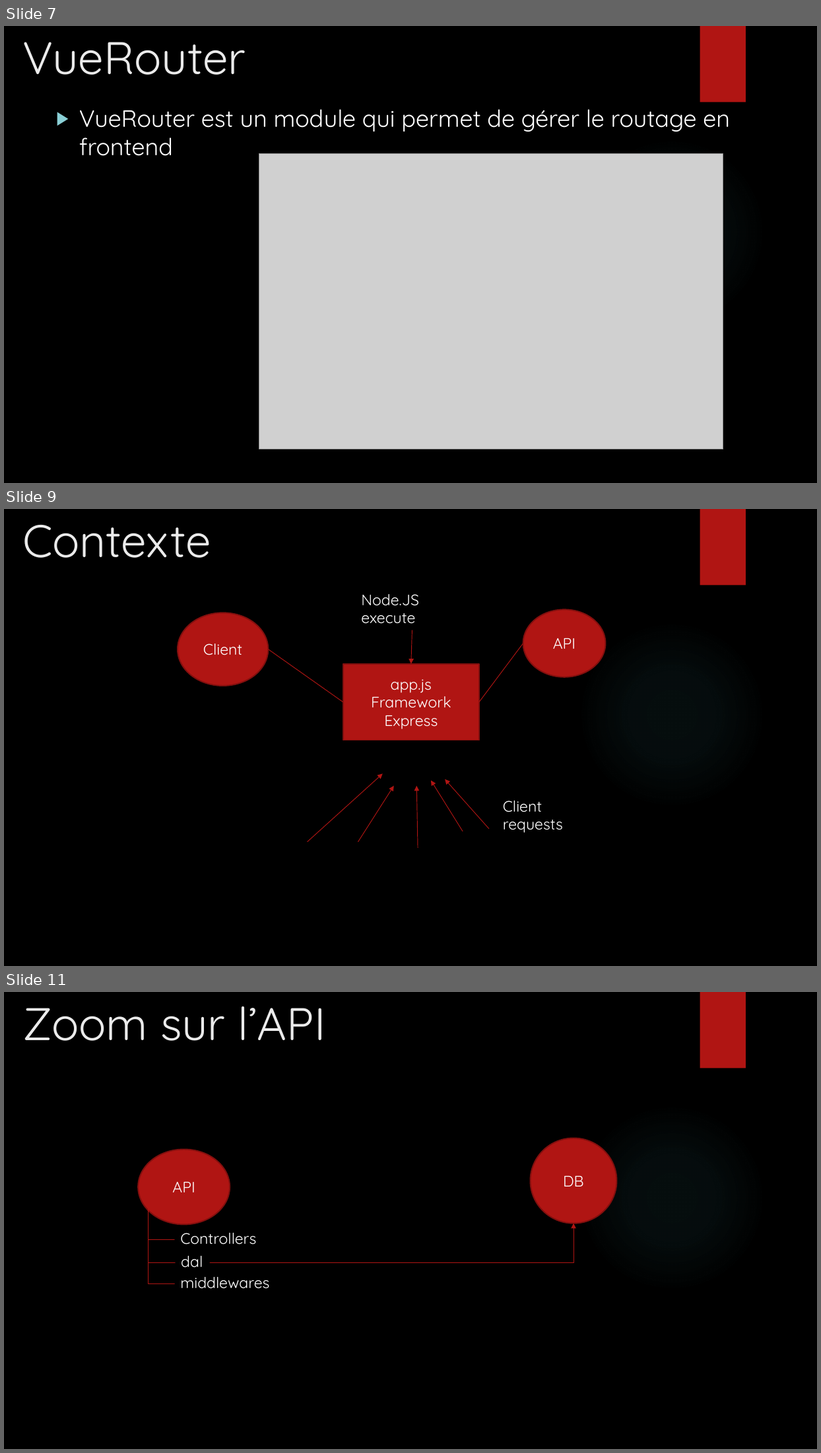
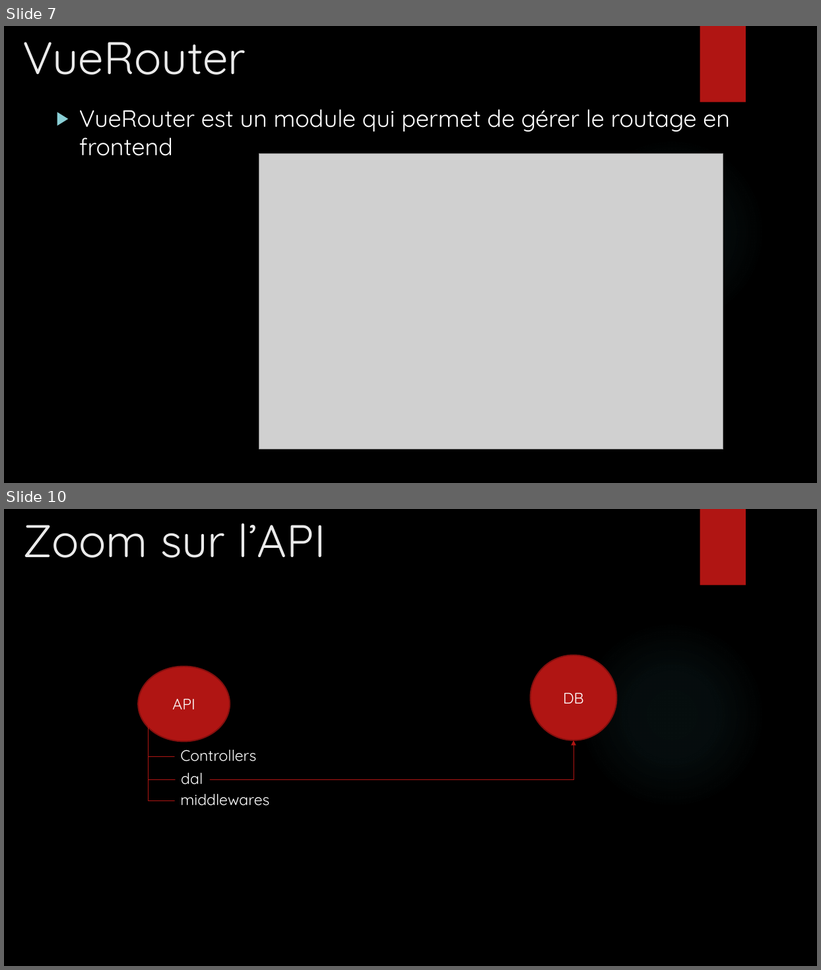
Before and after one commit to mbonjour/Shoot4Stats, a slide deck: Documentation/Défense/Shoot4stats.pptx. Shown one above the other, each under a label of ours: slides 7, 9 and 11 before the commit, slides 7 and 10 after it; the slides between them are not shown. The pictures are 821x1453 and 821x970 pixels, drawn with LibreOffice and Linux fonts; fonts in the diff are those of the drawing; grey boxes stand for pictures; background and template pictures are left out. Boxes give left, top, right and bottom in pixels: in the first picture for what was removed or moved away, otherwise in the second. Text is boxed around its words. In the diff, an @@ line names an element or a change of style, - is before the commit and + after.

```diff
--- a/Documentation/Défense/Shoot4stats.pptx
+++ b/Documentation/Défense/Shoot4stats.pptx
@@ slide 9 removed at box(4, 509, 817, 966), background picture (left out); not listed: 2 template elements that a slide beside it also shows @@
@@ title removed at box(22, 525, 211, 558) @@
-Contexte
@@ text removed at box(361, 594, 419, 624) @@
-Node.JS execute
@@ ellipse removed at box(178, 613, 269, 686) @@
-Client
@@ ellipse removed at box(523, 609, 605, 677) @@
-API
@@ arrow removed from (412, 630) to (411, 664) @@
@@ line removed from (479, 702) to (523, 643) @@
@@ line removed from (268, 650) to (343, 702) @@
@@ rectangle removed at box(343, 664, 479, 740) @@
-app.js
-Framework Express
@@ arrow removed from (308, 842) to (383, 774) @@
@@ arrow removed from (463, 832) to (431, 780) @@
@@ arrow removed from (489, 829) to (445, 779) @@
@@ arrow removed from (358, 842) to (394, 786) @@
@@ arrow removed from (418, 848) to (417, 786) @@
@@ text removed at box(503, 801, 563, 833) @@
-Client requests
@@ what was slide 11 is now slide 10 @@
```
Also in this commit, not shown: 5 slides changed.
